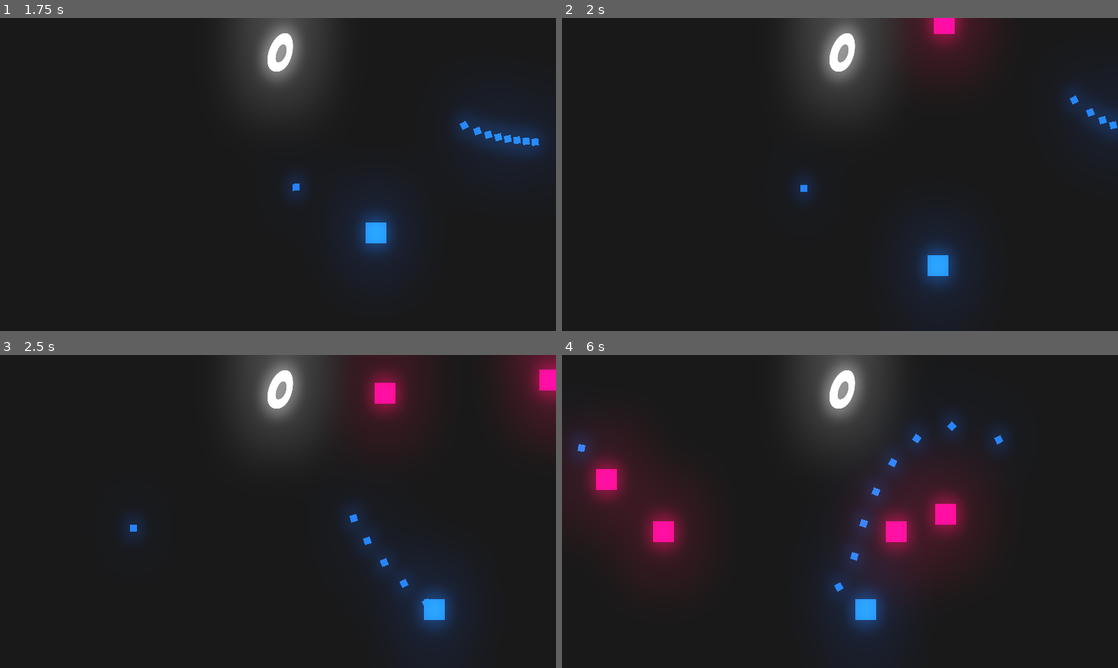
Above: before the commit, frames 1-4 (two rows, left to right).
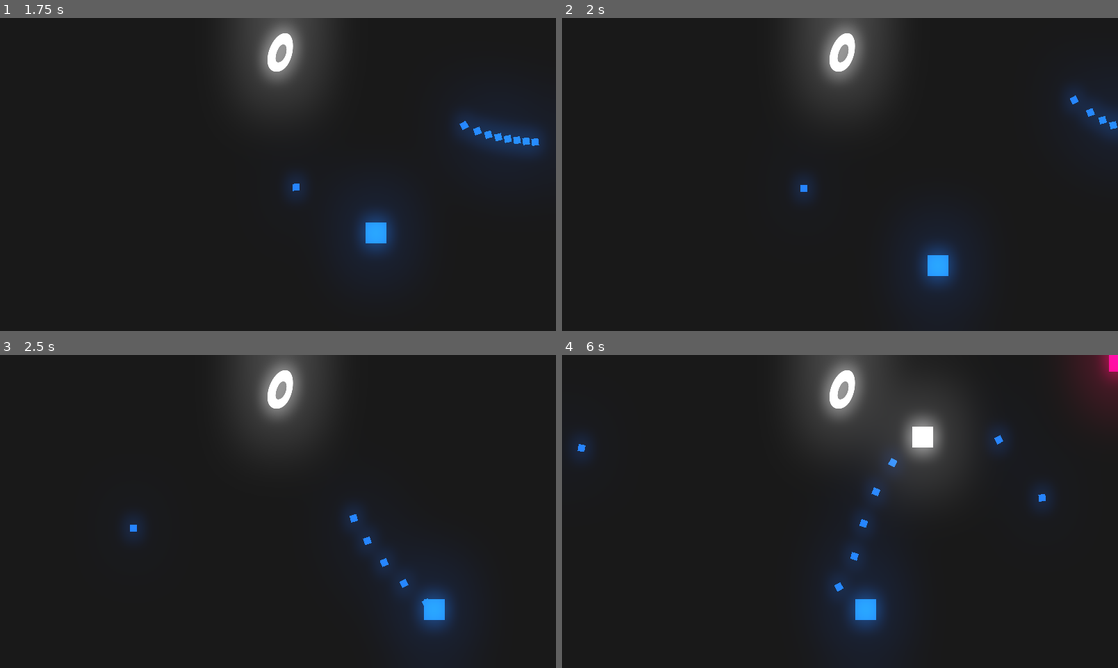
Above: after the commit, the same moments.

Repository: Gui-dev/shooter
Game: Godot game, scene res://levels/LevelOne.tscn
Two runs of this game, one before a commit and one after it. Both use one fixed random seed, a clock stepped at 60 frames per second and the inputs below. The project has no main scene, so this scene is started directly.
Inputs (mouse positions are in pixels of both pictures, inside the frame that each line leads up to):
- Up to frame 1 (1.75 s): tap Enter at 0.5 s; move the mouse to (400, 158) at 0.52 s; hold D (right) 0.53-1.28 s; hold Space (shooter) 0.53-1.28 s; move the mouse to (166, 190) at 1.27 s; hold S (down) from 1.28 s (still down); tap Space (shooter) at 1.35 s
- Up to frame 2 (2 s): keep holding S (down)
- Up to frame 3 (2.5 s): move the mouse to (333, 442) at 2.02 s; release S (down) at 2.03 s; hold D (right) from 2.03 s (still down); hold Space (shooter) from 2.03 s (still down)
- Up to frame 4 (6 s): move the mouse to (812, 574) at 2.77 s; release D (right) at 2.78 s; release Space (shooter) at 2.78 s; hold W (up) 2.78-3.53 s; tap Space (shooter) at 2.85, 4.35, 5.85 s; move the mouse to (1006, 558) at 3.52 s; hold Space (shooter) 3.53-4.28 s; hold A (left) 3.53-5.03 s; move the mouse to (673, 464) at 4.27 s; move the mouse to (867, 511) at 5.02 s; hold S (down) 5.03-5.78 s; hold Space (shooter) 5.03-5.78 s; move the mouse to (756, 433) at 5.77 s; hold D (right) from 5.78 s (still down)

Frame 1 is identical in both runs. In frame 2, 1.9% of the frame differs, in the area x 61-77%, y 0-17%; in frame 3, 4.3%; in frame 4, 13%, in the area x 1-100%, y 0-70%.

Commit message:
feat: add time to increase difficulty

Diff:
--- a/levels/LevelOne.tscn
+++ b/levels/LevelOne.tscn
@@ -27,6 +27,10 @@
 environment = SubResource( 1 )
 
 [node name="timer_spawn_enemy" type="Timer" parent="."]
+wait_time = 3.0
+autostart = true
+
+[node name="timer_increase_difficulty" type="Timer" parent="."]
 autostart = true
 
 [node name="ui" type="Node2D" parent="."]
@@ -53,4 +57,5 @@
 [node name="timer_camera" type="Timer" parent="camera"]
 
 [connection signal="timeout" from="timer_spawn_enemy" to="." method="_on_timer_spawn_enemy_timeout"]
+[connection signal="timeout" from="timer_increase_difficulty" to="." method="_on_timer_increase_difficulty_timeout"]
 [connection signal="timeout" from="camera/timer_camera" to="camera" method="_on_timer_camera_timeout"]
--- a/scripts/LevelOne.gd
+++ b/scripts/LevelOne.gd
@@ -20,3 +20,8 @@
     enemy_position = Vector2(rand_range(-160, 670), rand_range(-90, 300))
 
   Global.instance_node(enemy_one, enemy_position, self)
+
+
+func _on_timer_increase_difficulty_timeout() -> void:
+  if $timer_spawn_enemy.wait_time > 0.50:
+    $timer_spawn_enemy.wait_time -= 0.10
